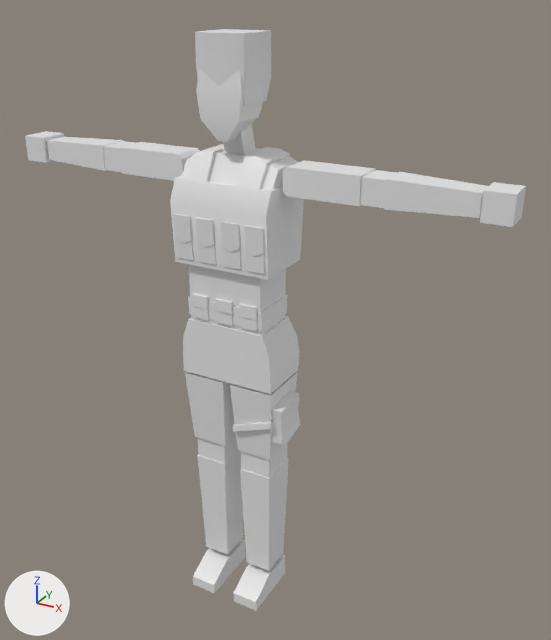
The Blender file cubeman-resources/models/characters/allies/gunsmith/model-character-allie-npc-gunsmith.blend, before and after one commit.
Camera for both pictures: a 50 mm camera at (1.62, -2.58, 2.76) aimed at (0.12, 0.14, 1.4). Arrows for +X, +Y and +Z are at lower left; the lights stay in place.

In view in the first picture: 'bulletproof_vest_mesh', 'character_male_mesh', 'hair_mesh', 'portable_pocket_mesh', 'utility_belt_mesh'.
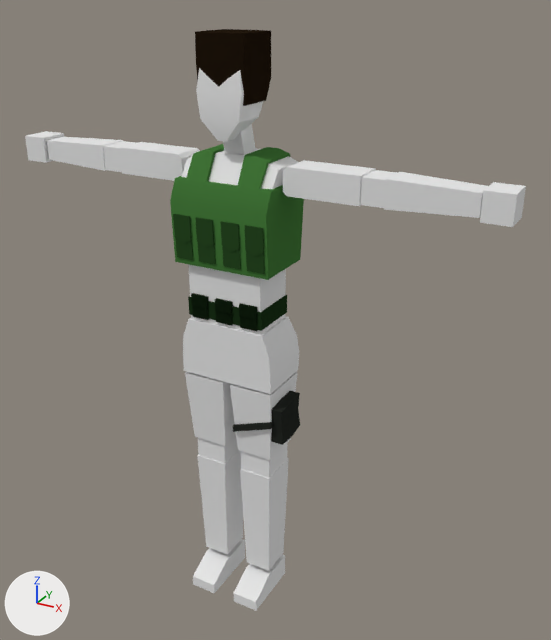
The edits, one by one:
Picture 'hair_texture' (img_hair_texture) is new.
Picture 'pocket texture' (img_pocket_texture) is new.
Picture 'utility belt texture' (img_utility_belt_texture) is new.
Picture 'bulletproff_texture' (img_bulletproff_texture) is new.
Material 'material_hair' (mat_material_hair) is new.
Its texture is img_hair_texture.
Its specular ior level is 0.0.
Material 'mateiral_pocket' (mat_mateiral_pocket) is new.
Its texture is img_pocket_texture.
Its specular ior level is 0.0.
Material 'material_utility_belt' (mat_material_utility_belt) is new.
Its texture is img_utility_belt_texture.
Its specular ior level is 0.0.
Material 'material_bulletproof' (mat_material_bulletproof) is new.
Its texture is img_bulletproff_texture.
Its specular ior level is 0.0.
me_bulletproof_vest_mesh has 182 vertices, 148 faces and spans x -0.224..0.224, y -0.125..0.201, z 1.689..2.152.
me_bulletproof_vest_mesh is used by ob_bulletproof_vest_mesh; location (0.0, 0.0, 0.0).
me_bulletproof_vest_mesh part 1: texture (UV) coordinates of 148 of 148 faces, centred in x -0.224..0.224, y -0.123..0.196, z 1.689..2.152, changed; they spanned u 0.12..0.88, v 0.0..1.0 and now span u 0.06..0.94, v 0.02..0.97.
me_bulletproof_vest_mesh now uses material mat_material_bulletproof (picture img_bulletproff_texture).
me_utility_belt_mesh has 56 vertices, 42 faces and spans x -0.181..0.181, y -0.096..0.138, z 1.445..1.551.
me_utility_belt_mesh now uses material mat_material_utility_belt (picture img_utility_belt_texture).
me_portable_pocket_mesh has 57 vertices, 48 faces and spans x 0.024..0.273, y -0.088..0.15, z 0.905..1.09.
me_portable_pocket_mesh now uses material mat_mateiral_pocket (picture img_pocket_texture).
me_hair_mesh has 26 vertices, 24 faces and spans x -0.119..0.119, y -0.094..0.156, z 2.345..2.599.
me_hair_mesh now uses material mat_material_hair (picture img_hair_texture).

Location of each change, (x1, y1, x2, y2) in pixels of the pictures (551 x 640 px):
'bulletproof_vest_mesh', recoloured, surface changed (grey to green)
    both: (170, 144, 304, 280)
'hair_mesh', recoloured (grey to black)
    both: (195, 29, 271, 106)
'utility_belt_mesh', recoloured (grey to black)
    both: (188, 293, 287, 331)
'portable_pocket_mesh', recoloured (grey to black)
    both: (233, 391, 300, 445)
